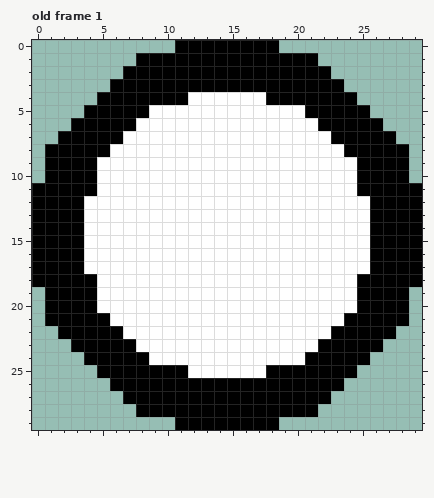
Pixel-art file -- aseprite/bullet.aseprite. Above, as it was before the edit.
30x30 pixels, 1 frame. Shown: old frame 1. The commit also changed other frames, which this record leaves out.
The result:
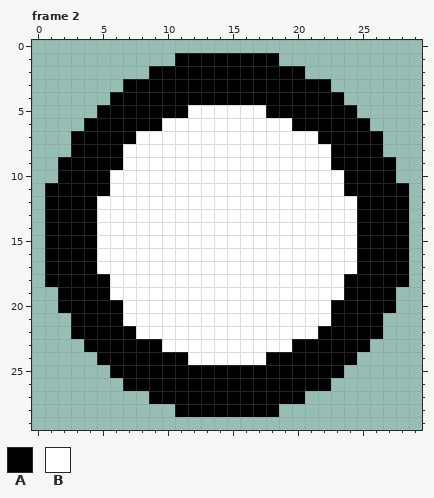
Palette (. is transparent): A #000000  B #ffffff
A new or re-ordered frame is compared with the old frame closest to it.
Change:
frames 1 -> 7
Frame 2 is new; against old frame 1:
y 0: x 11..18 AAAAAAAA -> ........
y 1: x 8..10 AAA -> ...; x 19..21 AAA -> ...
y 2: x 7..8 AA -> ..; x 21..22 AA -> ..
y 3: x 6 A -> .; x 23 A -> .
y 4: x 5 A -> .; x 12..17 BBBBBB -> AAAAAA; x 24 A -> .
y 5: x 4 A -> .; x 9..11 BBB -> AAA; x 18..20 BBB -> AAA; x 25 A -> .
y 6: x 3 A -> .; x 8..9 BB -> AA; x 20..21 BB -> AA; x 26 A -> .
y 7: x 2 A -> .; x 7 B -> A; x 22 B -> A; x 27 A -> .
y 8: x 1..2 AA -> ..; x 6 B -> A; x 23 B -> A; x 27..28 AA -> ..
y 9: x 1 A -> .; x 5..6 BB -> AA; x 23..24 BB -> AA; x 28 A -> .
y 10: x 1 A -> .; x 5 B -> A; x 24 B -> A; x 28 A -> .
y 11: x 0 A -> .; x 5 B -> A; x 24 B -> A; x 29 A -> .
y 12..17: x 0 A -> .; x 4 B -> A; x 25 B -> A; x 29 A -> .
y 18: x 0 A -> .; x 5 B -> A; x 24 B -> A; x 29 A -> .
y 19: x 1 A -> .; x 5 B -> A; x 24 B -> A; x 28 A -> .
y 20: x 1 A -> .; x 5..6 BB -> AA; x 23..24 BB -> AA; x 28 A -> .
y 21: x 1..2 AA -> ..; x 6 B -> A; x 23 B -> A; x 27..28 AA -> ..
y 22: x 2 A -> .; x 7 B -> A; x 22 B -> A; x 27 A -> .
y 23: x 3 A -> .; x 8..9 BB -> AA; x 20..21 BB -> AA; x 26 A -> .
y 24: x 4 A -> .; x 9..11 BBB -> AAA; x 18..20 BBB -> AAA; x 25 A -> .
y 25: x 5 A -> .; x 12..17 BBBBBB -> AAAAAA; x 24 A -> .
y 26: x 6 A -> .; x 23 A -> .
y 27: x 7..8 AA -> ..; x 21..22 AA -> ..
y 28: x 8..10 AAA -> ...; x 19..21 AAA -> ...
y 29: x 11..18 AAAAAAAA -> ........
Changed places in both pictures, as pixel boxes (x1, y1, x2, y2):
changed: (32, 40, 422, 430)
